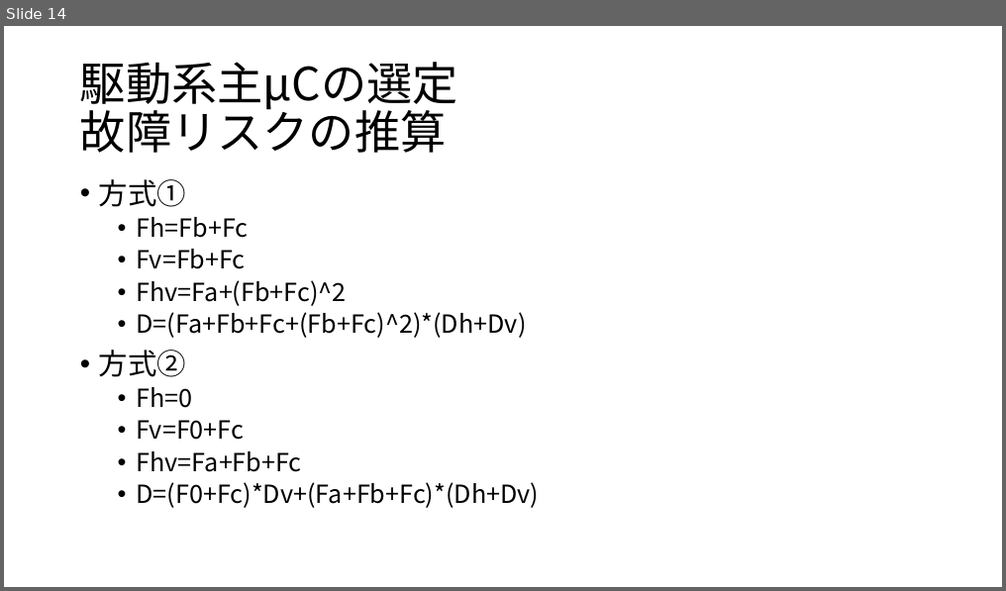
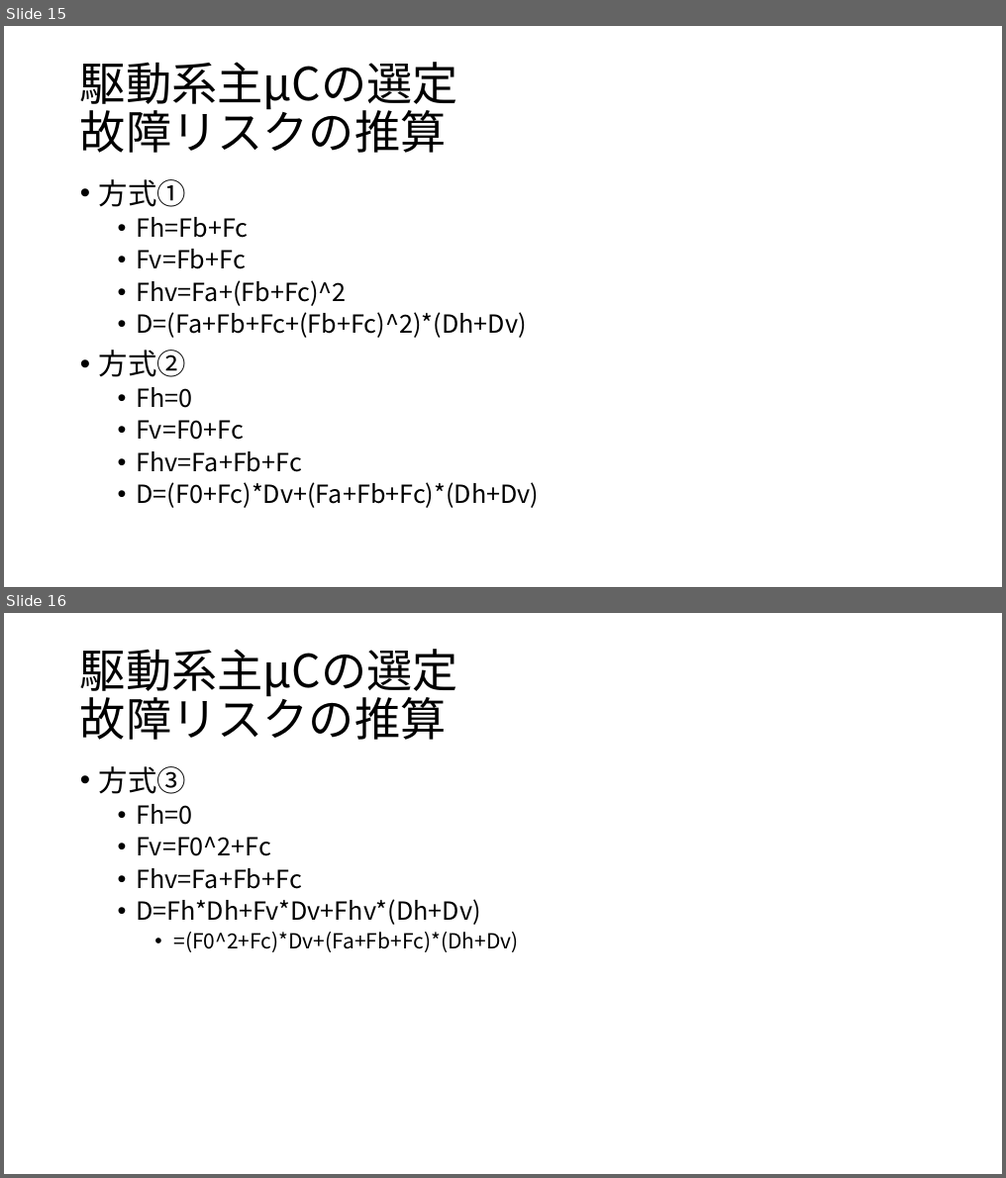
Before and after one commit to TORICA/avio17, a slide deck: 電装全体構成_TORICA_17_LUMINOUS.pptx. Shown one above the other, each under a label of ours: slide 14 before the commit, slides 15 and 16 after it. The pictures are 1006x591 and 1006x1178 pixels, drawn with LibreOffice and Linux fonts; fonts in the diff are those of the drawing. Boxes give left, top, right and bottom in pixels: in the first picture for what was removed or moved away, otherwise in the second. Text is boxed around its words. In the diff, an @@ line names an element or a change of style, - is before the commit and + after.

Commit message:
数値を変えつつリスクの値を比較した

```diff
--- a/電装全体構成_TORICA_17_LUMINOUS.pptx
+++ b/電装全体構成_TORICA_17_LUMINOUS.pptx
@@ slide 16 added at (x1=4, y1=613, x2=1002, y2=1174), background #FFFFFF @@
@@ title added at (x1=80, y1=649, x2=458, y2=740), 44 pt, text #000000 @@
+駆動系主μCの選定
+故障リスクの推算
@@ text added at (x1=99, y1=766, x2=518, y2=953), 24 pt, text #000000 @@
+• 方式③
+  • Fh=0
+  • Fv=F0^2+Fc
+  • Fhv=Fa+Fb+Fc
+  • D=Fh*Dh+Fv*Dv+Fhv*(Dh+Dv)
+    • =(F0^2+Fc)*Dv+(Fa+Fb+Fc)*(Dh+Dv)
@@ what was slide 14 is now slide 15 @@
```
Also in this commit, not shown: 2 other slides added, 1 other file.
